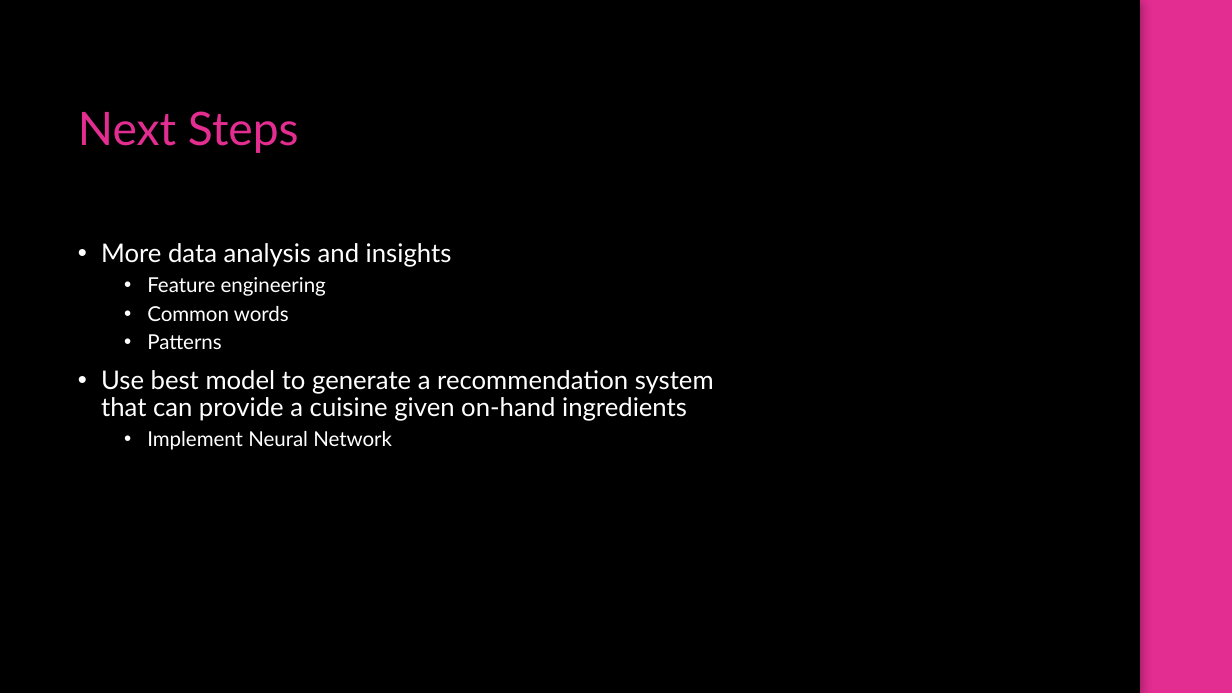
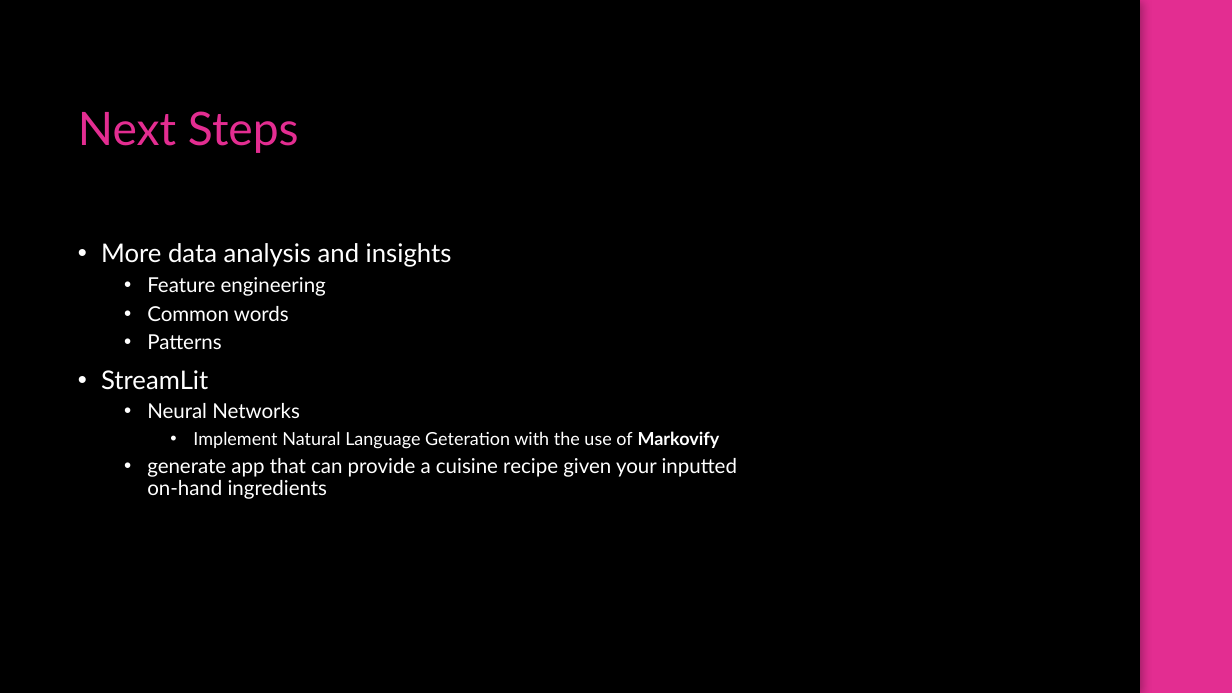
Before and after one commit to aamoeji04/Cuisine_Classification_Capstone, a slide deck: slide 12 of Cuisine_Classification.pptx (slide 9 before the commit). Drawn at 1232x693 pixels with LibreOffice and Linux fonts; fonts in the diff are those of the drawing; background and template pictures are left out. Boxes give left, top, right and bottom in pixels: in the first picture for what was removed or moved away, otherwise in the second. Text is boxed around its words. In the diff, an @@ line names an element or a change of style, - is before the commit and + after.

```diff
--- a/Cuisine_Classification.pptx
+++ b/Cuisine_Classification.pptx
@@ text at [101, 370, 737, 499]: text changed; size 20 to 16 pt @@
-• Use best model to generate a recommendation system that can provide a cuisine given on-hand ingredients
-  • Implement Neural Network
+• StreamLit
+  • Neural Networks
+    • Implement Natural Language Geteration with the use of Markovify
+  • generate app that can provide a cuisine recipe given your inputted on-hand ingredients
```
Also in this commit, not shown: 3 other slides changed, 3 slides added.
